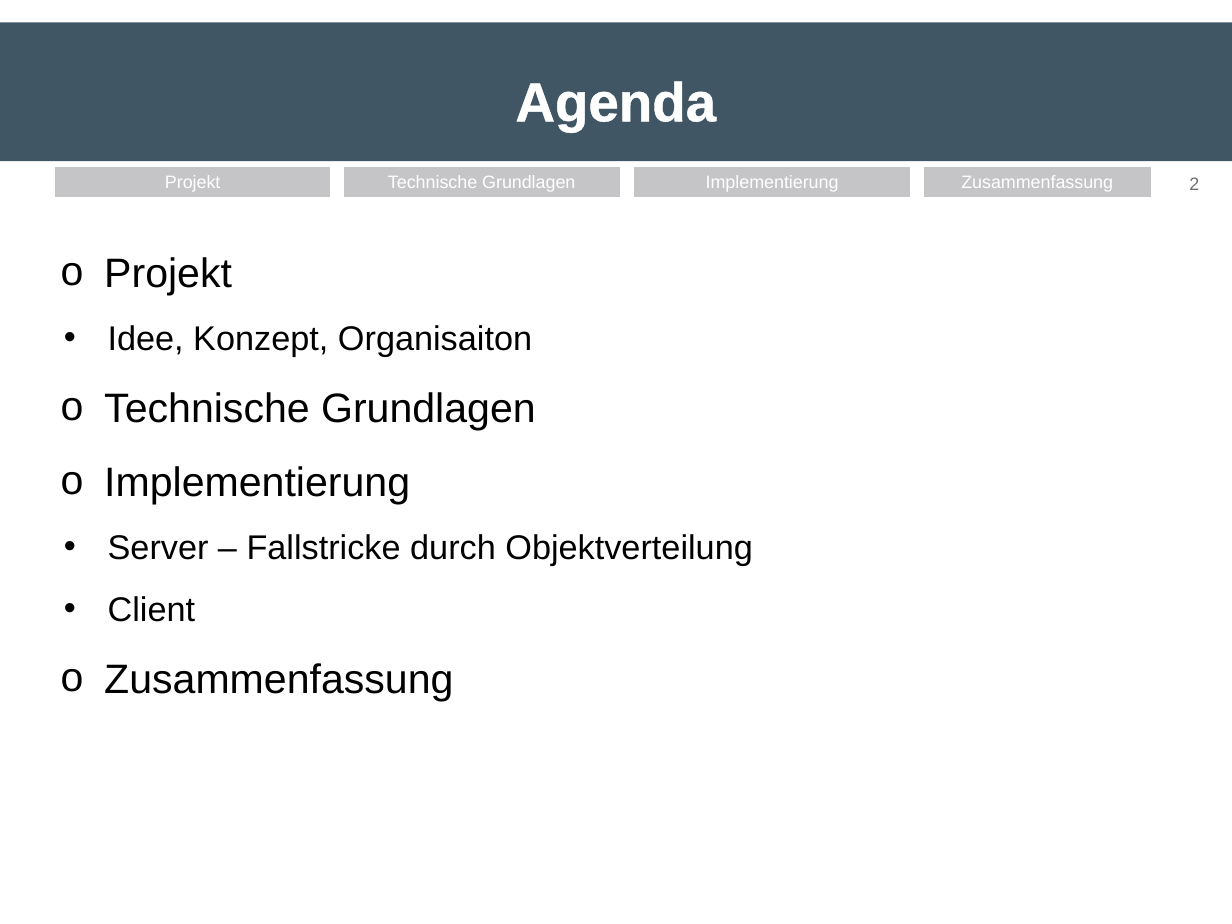
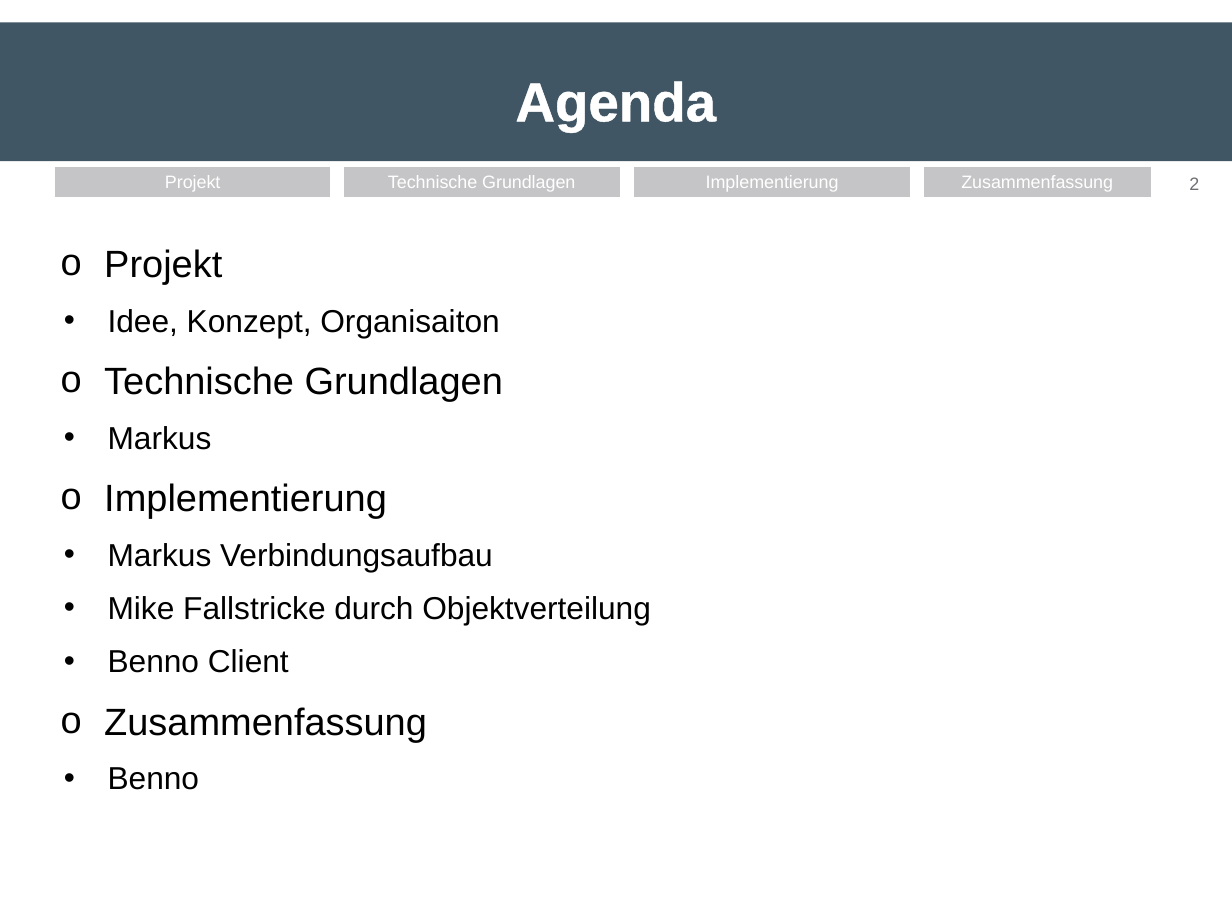
Before and after one commit to TankCommander/JavaServer, a slide deck: slide 2 of Vortrag_TankCommander_Java/tankCommander.pptx. Drawn at 1232x924 pixels with LibreOffice and Linux fonts; fonts in the diff are those of the drawing. Boxes give left, top, right and bottom in pixels: in the first picture for what was removed or moved away, otherwise in the second. Text is boxed around its words. In the diff, an @@ line names an element or a change of style, - is before the commit and + after.

```diff
--- a/Vortrag_TankCommander_Java/tankCommander.pptx
+++ b/Vortrag_TankCommander_Java/tankCommander.pptx
@@ text at bbox=[104, 249, 503, 742]: size 24 to 22.2 pt in "Projekt", "Technische Grundlagen", "Implementierung", "Zusammenfassung"; size 20 to 18.5 pt in "Idee, Konzept, Organisaiton"; line spacing 1.5 to 1.4 @@
@@ text at bbox=[108, 426, 212, 450]: paragraph added @@
+  • Markus
@@ text at bbox=[108, 543, 651, 673]: text changed; size 20 to 18.5 pt @@
-  • Server – Fallstricke durch Objektverteilung
-  • Client
+  • Markus Verbindungsaufbau
+  • Mike Fallstricke durch Objektverteilung
+  • Benno Client
@@ text at bbox=[108, 767, 199, 790]: paragraph added @@
+  • Benno
```
Also in this commit, not shown: 2 other slides changed, 2 slides added, 3 slides removed, 2 other files.
